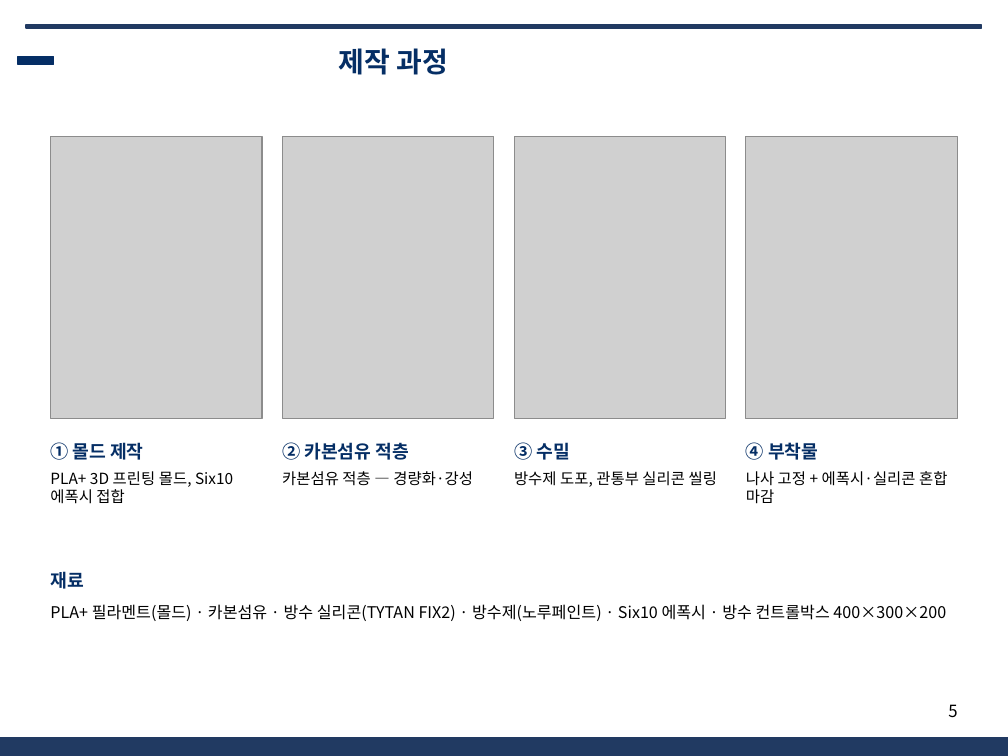
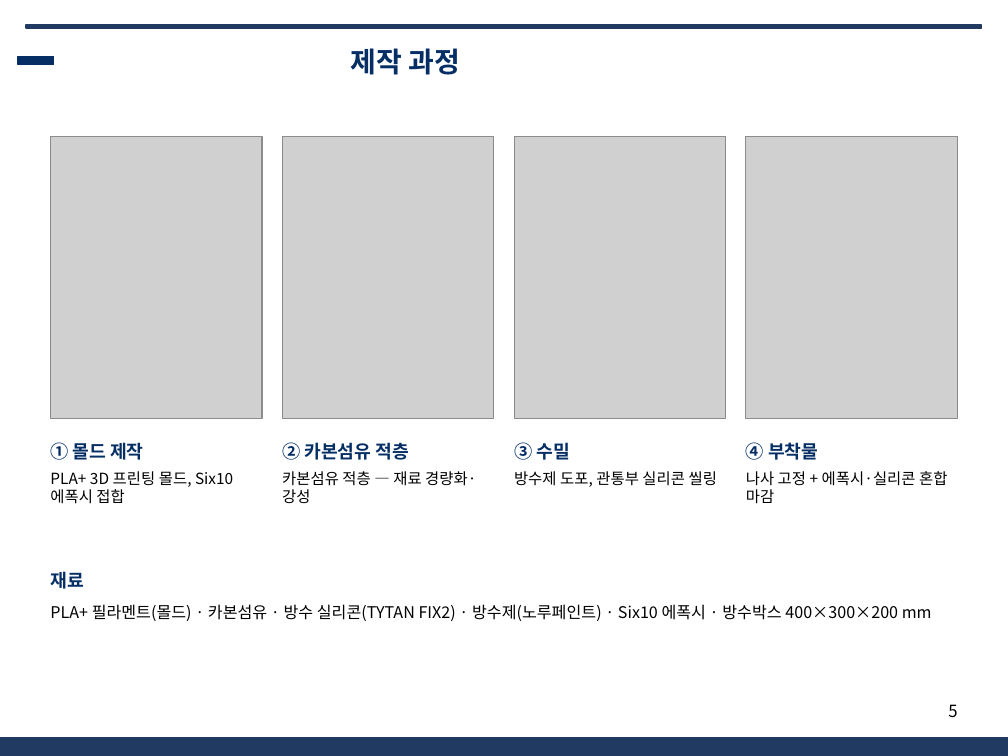
Before and after one commit to unmatsutake377-rgb/ros2_ws, a slide deck: slide 5 of docs/전달용/보고서_분담/발표자료_SSF_B.pptx. Drawn at 1008x756 pixels with LibreOffice and Linux fonts; fonts in the diff are those of the drawing; grey boxes stand for pictures; background and template pictures are left out. Boxes give left, top, right and bottom in pixels: in the first picture for what was removed or moved away, otherwise in the second. Text is boxed around its words. In the diff, an @@ line names an element or a change of style, - is before the commit and + after.

```diff
--- a/docs/전달용/보고서_분담/발표자료_SSF_B.pptx
+++ b/docs/전달용/보고서_분담/발표자료_SSF_B.pptx
@@ title "제작 과정": place and size @@
-title "제작 과정" at [338,48,448,75]
+title "제작 과정" at [350,48,460,75]
@@ text at [282,471,476,503]: text changed @@
-카본섬유 적층 — 경량화·강성
+카본섬유 적층 — 재료 경량화·강성
@@ text at [50,604,932,621]: text changed @@
-PLA+ 필라멘트(몰드) · 카본섬유 · 방수 실리콘(TYTAN FIX2) · 방수제(노루페인트) · Six10 에폭시 · 방수 컨트롤박스 400×300×200
+PLA+ 필라멘트(몰드) · 카본섬유 · 방수 실리콘(TYTAN FIX2) · 방수제(노루페인트) · Six10 에폭시 · 방수박스 400×300×200 mm
```
Also in this commit, not shown: 10 other slides changed, 6 other files.
